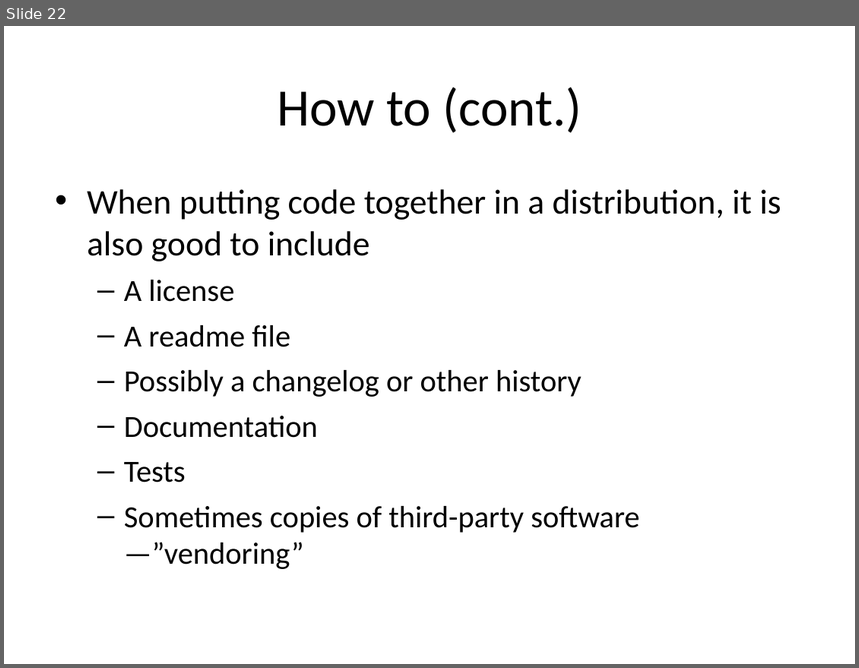
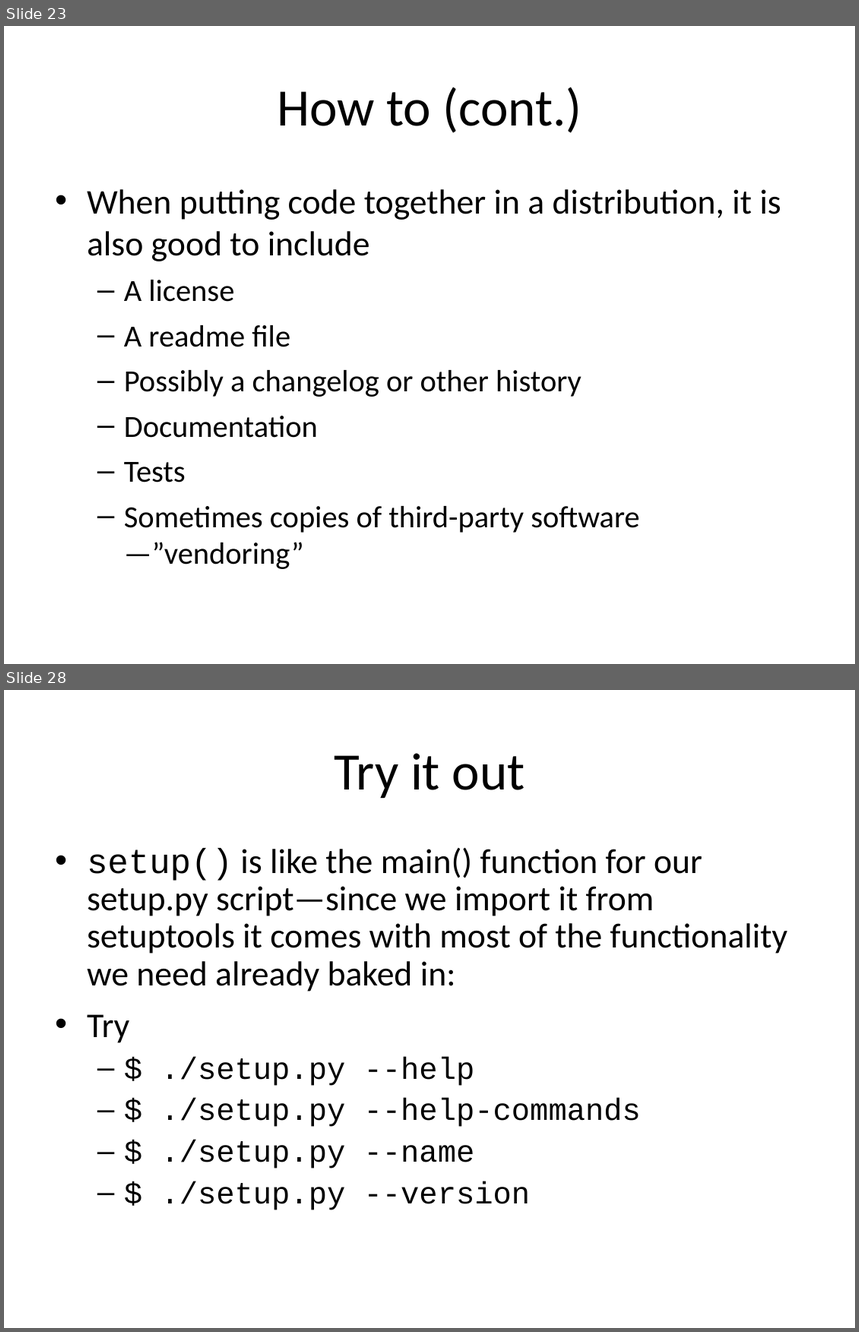
Before and after one commit to embray/pyastro-packaging-tutorial, a slide deck: packaging.ppt. Shown one above the other, each under a label of ours: slide 22 before the commit, slides 23 and 28 after it; the slides between them are not shown. The pictures are 859x668 and 859x1332 pixels, drawn with LibreOffice and Linux fonts; fonts in the diff are those of the drawing. Boxes give left, top, right and bottom in pixels: in the first picture for what was removed or moved away, otherwise in the second. Text is boxed around its words. In the diff, an @@ line names an element or a change of style, - is before the commit and + after.

```diff
--- a/packaging.ppt
+++ b/packaging.ppt
@@ slide 28 added at (x1=4, y1=690, x2=855, y2=1328), background #FFFFFF @@
@@ title added at (x1=334, y1=753, x2=525, y2=798), 49 pt, text #000000 @@
+Try it out
@@ text added at (x1=87, y1=847, x2=788, y2=1211), 32.4 pt, text #000000 @@
+• setup() is like the main() function for our setup.py script—since we import it from setuptools it comes with most of the functionality we need already baked in:
+• Try
+  – $ ./setup.py --help
+  – $ ./setup.py --help-commands
+  – $ ./setup.py --name
+  – $ ./setup.py --version
@@ what was slide 22 is now slide 23 @@
```
Also in this commit, not shown: 14 other slides added.
